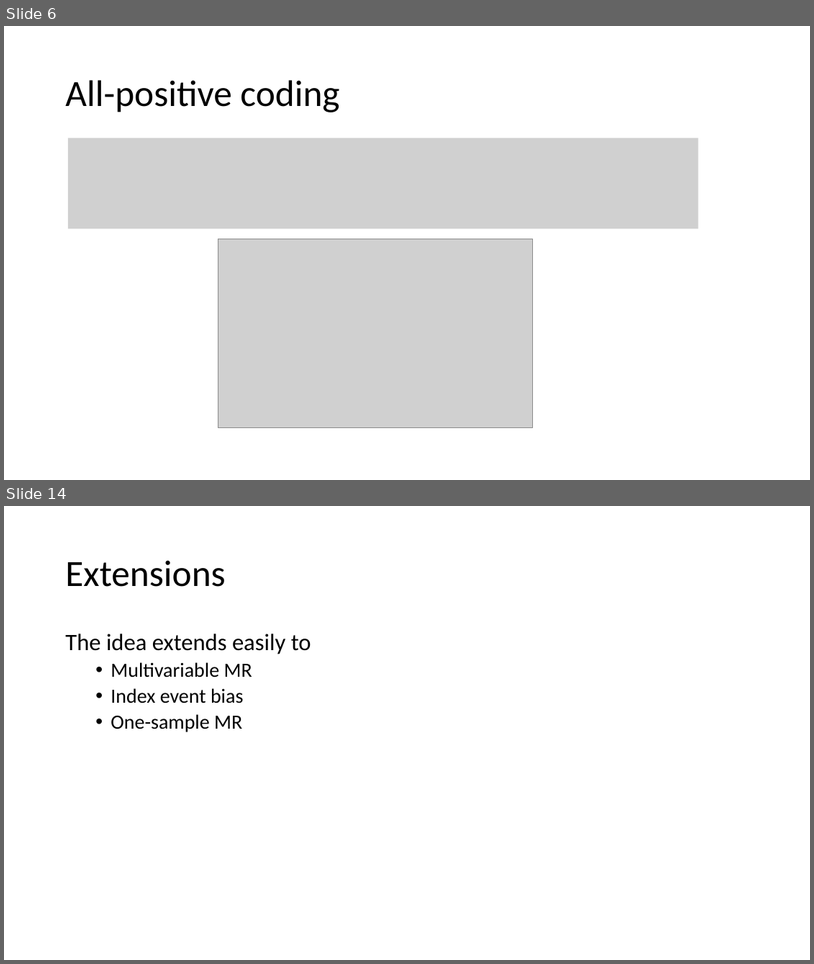
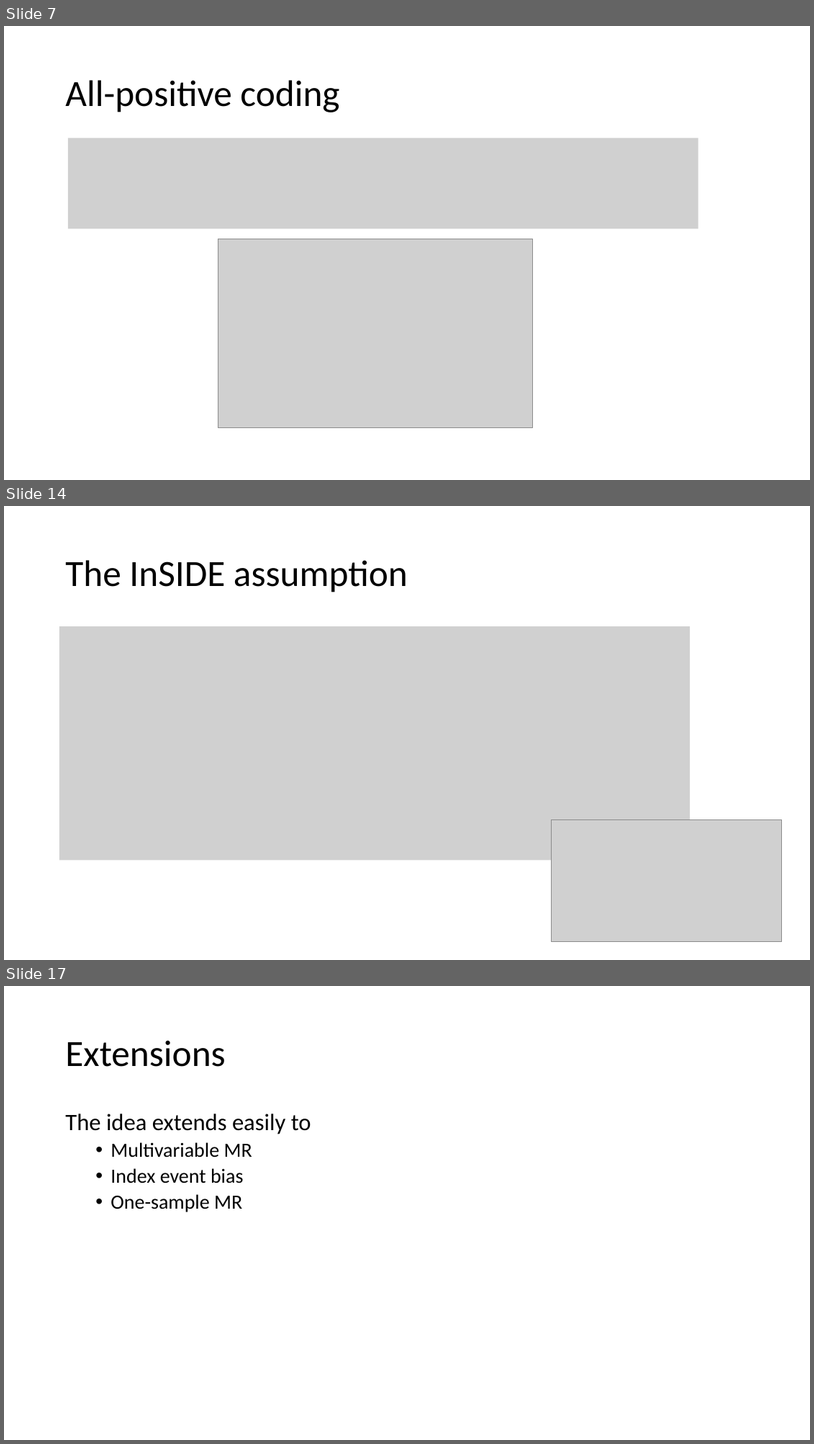
Before and after one commit to DudbridgeLab/mr-grip, a slide deck: GRIP.pptx. Shown one above the other, each under a label of ours: slides 6 and 14 before the commit, slides 7, 14 and 17 after it; the slides between them are not shown. The pictures are 814x964 and 814x1444 pixels, drawn with LibreOffice and Linux fonts; fonts in the diff are those of the drawing; grey boxes stand for pictures. Boxes give left, top, right and bottom in pixels: in the first picture for what was removed or moved away, otherwise in the second. Text is boxed around its words. In the diff, an @@ line names an element or a change of style, - is before the commit and + after.

```diff
--- a/GRIP.pptx
+++ b/GRIP.pptx
@@ slide 14 added at (4,506,810,960), background #FFFFFF @@
@@ title added at (65,560,408,592), 44 pt, text #000000 @@
+The InSIDE assumption
@@ picture added at (59,626,691,860) @@
@@ picture added at (551,819,782,941) @@
@@ picture added at (694,879,725,898) @@
@@ what was slide 6 is now slide 7 @@
@@ what was slide 14 is now slide 17 @@
```
Also in this commit, not shown: 7 slides changed, 7 other slides added, 5 slides removed, 1 other file.
